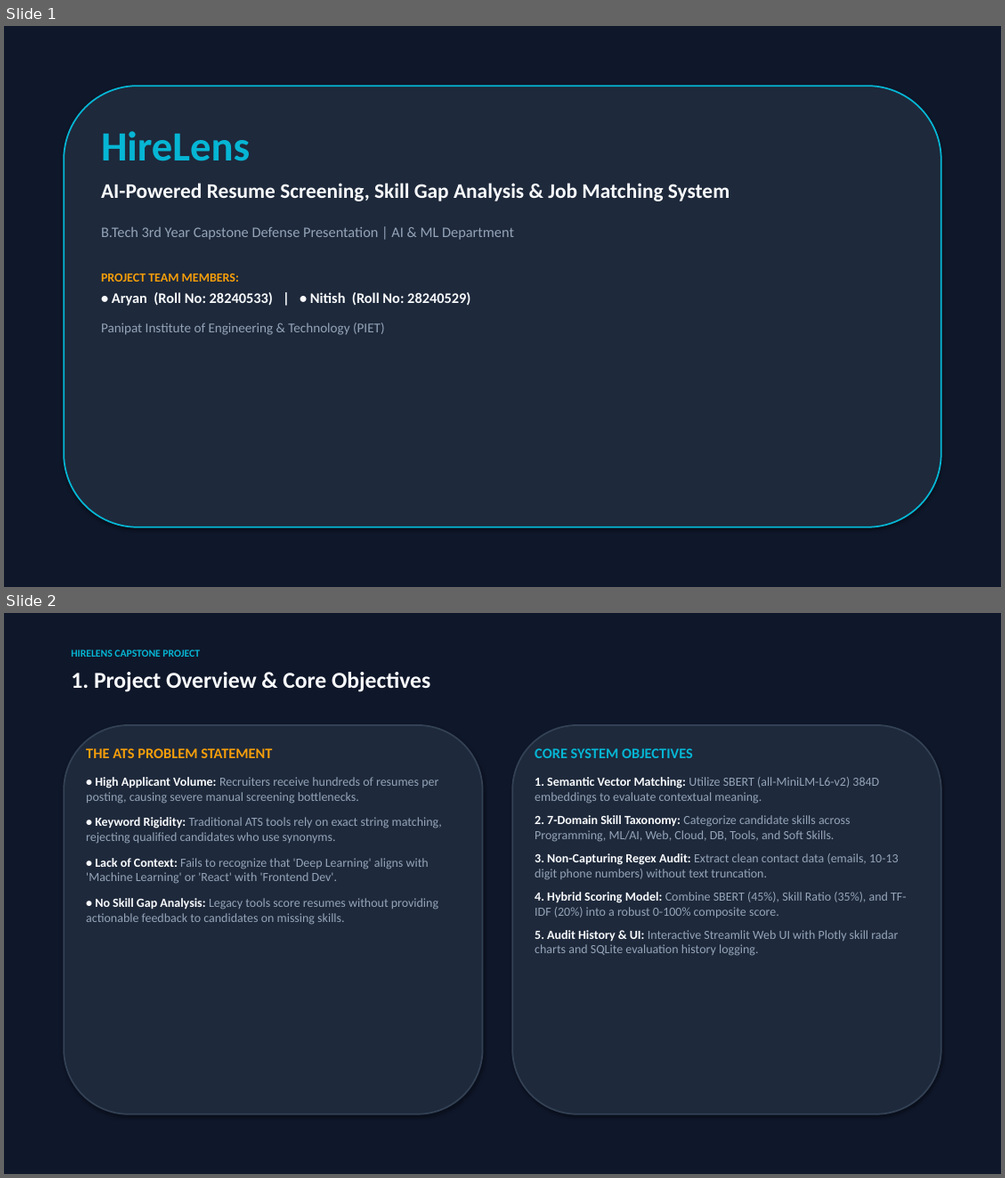
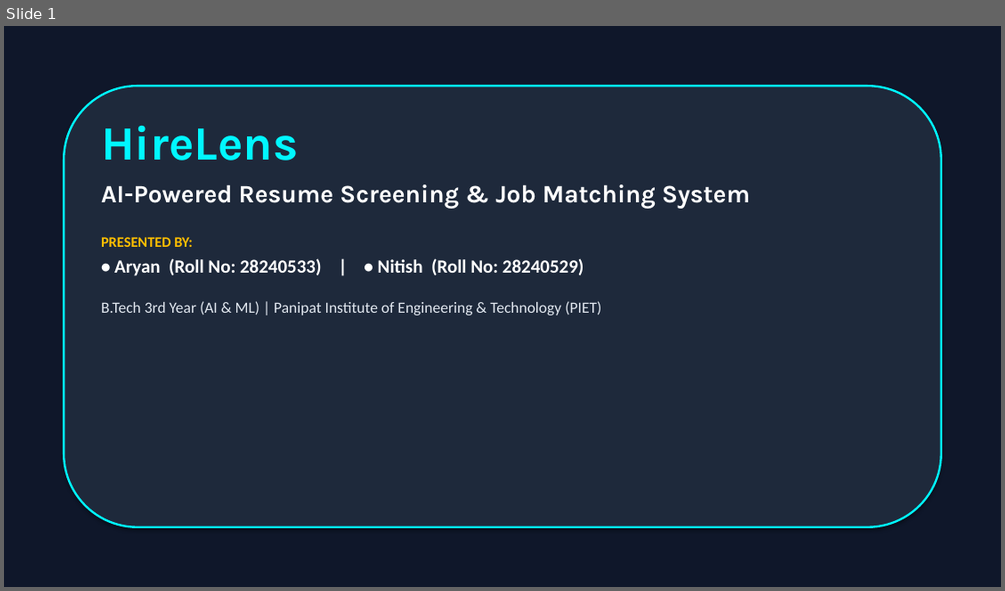
Before and after one commit to Aryan8182/Hirelens-ai-resume-analyzer, a slide deck: HireLens_Presentation.pptx. Shown one above the other, each under a label of ours: slides 1 and 2 before the commit, slide 1 after it. The pictures are 1005x1178 and 1005x591 pixels, drawn with LibreOffice and Linux fonts; fonts in the diff are those of the drawing. Boxes give left, top, right and bottom in pixels: in the first picture for what was removed or moved away, otherwise in the second. Text is boxed around its words. In the diff, an @@ line names an element or a change of style, - is before the commit and + after.

Commit message:
Update HireLens_Presentation.pptx with large-font classroom-ready presentation deck

```diff
--- a/HireLens_Presentation.pptx
+++ b/HireLens_Presentation.pptx
@@ slide 2 removed at (4,613,1001,1174), background #0F172A @@
@@ text removed at (71,649,200,657) @@
-HIRELENS CAPSTONE PROJECT
@@ text removed at (71,672,430,692) @@
-1. Project Overview & Core Objectives
@@ rounded rectangle removed at (64,725,483,1114) @@
@@ rounded rectangle removed at (512,725,941,1114) @@
@@ text removed at (86,748,442,925) @@
-THE ATS PROBLEM STATEMENT
-• High Applicant Volume: Recruiters receive hundreds of resumes per posting, causing severe manual screening bottlenecks.
-• Keyword Rigidity: Traditional ATS tools rely on exact string matching, rejecting qualified candidates who use synonyms.
-• Lack of Context: Fails to recognize that 'Deep Learning' aligns with 'Machine Learning' or 'React' with 'Frontend Dev'.
-• No Skill Gap Analysis: Legacy tools score resumes without providing actionable feedback to candidates on missing skills.
@@ text removed at (534,748,906,956) @@
-CORE SYSTEM OBJECTIVES
-1. Semantic Vector Matching: Utilize SBERT (all-MiniLM-L6-v2) 384D embeddings to evaluate contextual meaning.
-2. 7-Domain Skill Taxonomy: Categorize candidate skills across Programming, ML/AI, Web, Cloud, DB, Tools, and Soft Skills.
-3. Non-Capturing Regex Audit: Extract clean contact data (emails, 10-13 digit phone numbers) without text truncation.
-4. Hybrid Scoring Model: Combine SBERT (45%), Skill Ratio (35%), and TF-IDF (20%) into a robust 0-100% composite score.
-5. Audit History & UI: Interactive Streamlit Web UI with Plotly skill radar charts and SQLite evaluation history logging.
@@ slide 1 changed as well @@
@@ rounded rectangle at (64,86,941,527): outline #06B6D4 1.5 pt to #00F7FF 2 pt @@
@@ text at (101,126,584,276): size 40 to 46 pt, font Calibri to Karla, text colour #06B6D4 to #00F7FF in "HireLens"; size 14 to 18 pt, text colour #F8FAFC to #FFFFFF in "• Aryan (Roll No: 28240533) | • ..."; more space between paragraphs @@
@@ text at (101,184,750,247): text changed; size 20 to 24 pt; font Calibri to Karla; text colour #F8FAFC to #FFFFFF @@
-AI-Powered Resume Screening, Skill Gap Analysis & Job Matching System
-B.Tech 3rd Year Capstone Defense Presentation | AI & ML Department
-PROJECT TEAM MEMBERS:
+AI-Powered Resume Screening & Job Matching System
+PRESENTED BY:
@@ text at (101,301,601,315): text changed; size 13 to 15 pt; text colour #94A3B8 to #E2E8F0 @@
-Panipat Institute of Engineering & Technology (PIET)
+B.Tech 3rd Year (AI & ML) | Panipat Institute of Engineering & Technology (PIET)
```
Also in this commit, not shown: 3 other slides changed, 8 slides added, 7 other slides removed, 1 other file.
